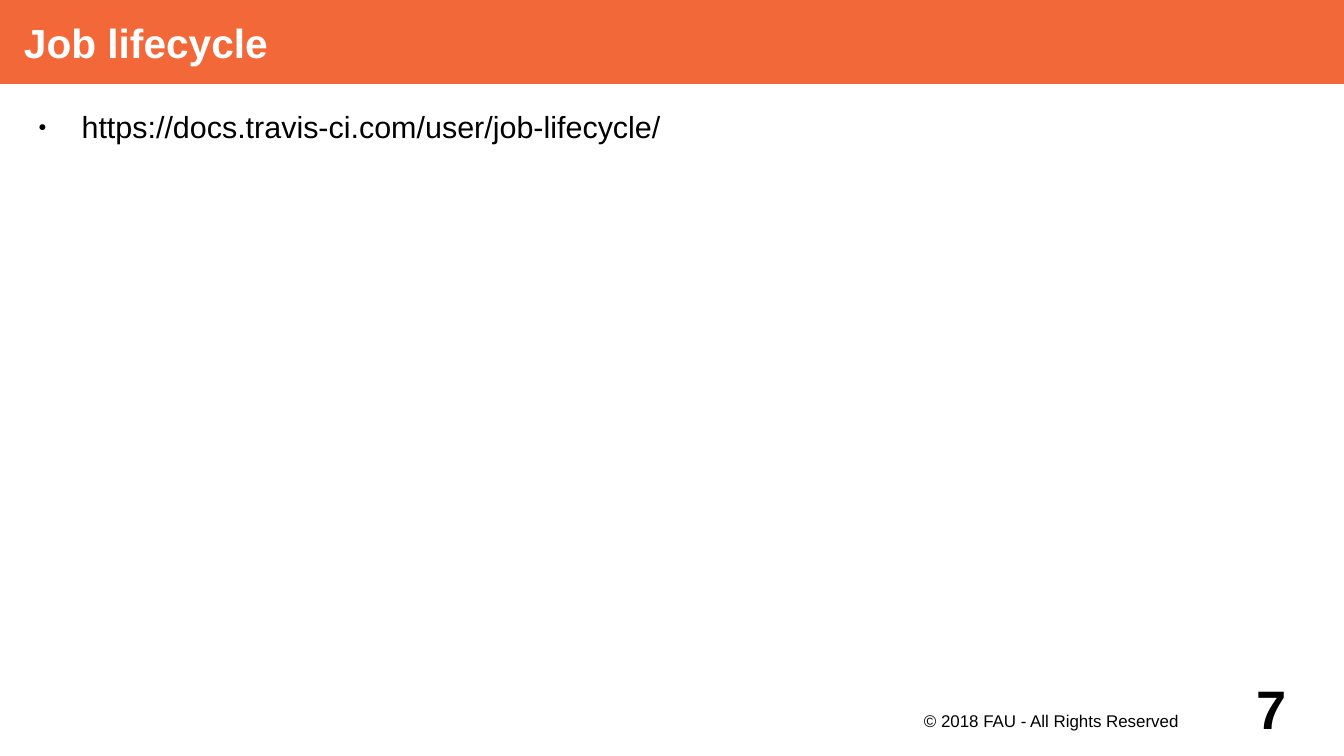
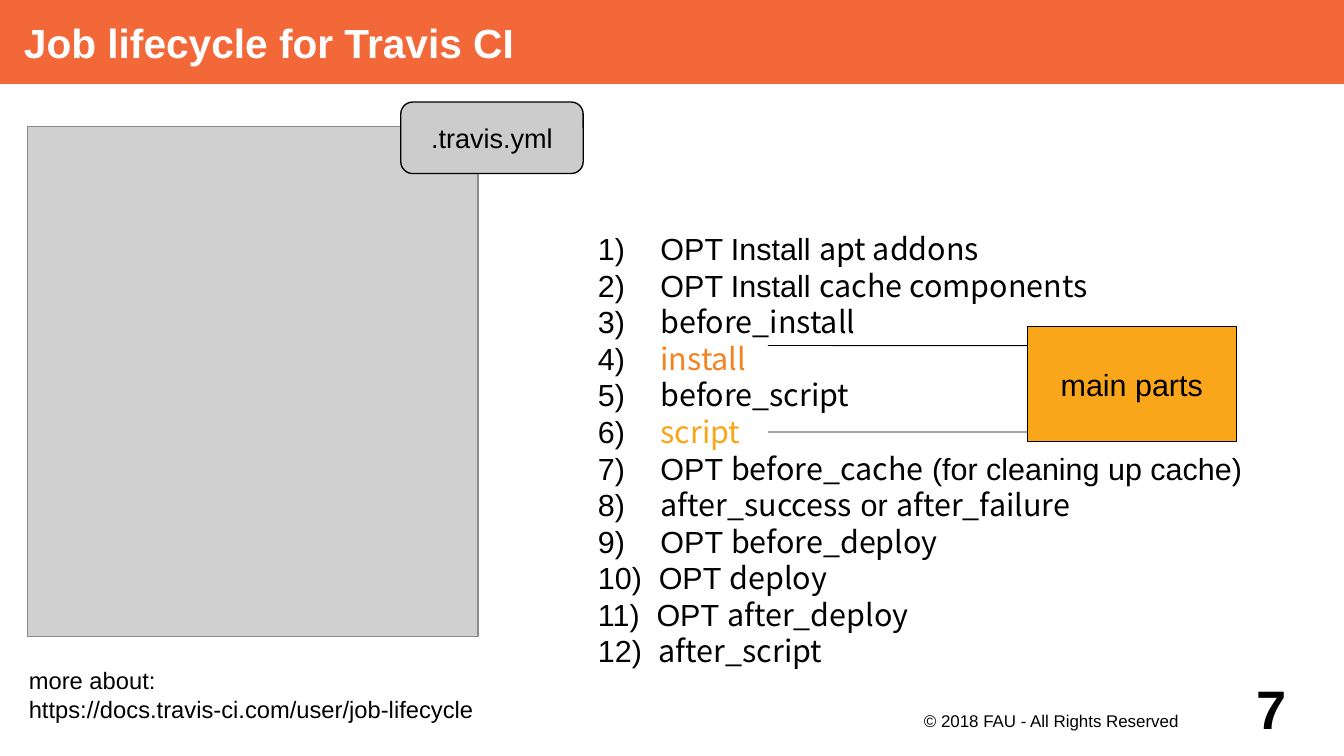
Before and after one commit to dirkriehle/adap-course, a slide deck: slide 7 of Lecture Slides/ADAP Z02 - Continuous Integration.odp. Drawn at 1344x756 pixels with LibreOffice and Linux fonts; fonts in the diff are those of the drawing; grey boxes stand for pictures. Boxes give left, top, right and bottom in pixels: in the first picture for what was removed or moved away, otherwise in the second. Text is boxed around its words. In the diff, an @@ line names an element or a change of style, - is before the commit and + after.

Commit message:
update slides

```diff
--- a/Lecture Slides/ADAP Z02 - Continuous Integration.odp
+++ b/Lecture Slides/ADAP Z02 - Continuous Integration.odp
@@ title at (24,28,514,65): text changed @@
-Job lifecycle
+Job lifecycle for Travis CI
@@ rounded rectangle added at (401,102,584,174), fill #CCCCCC, outline #000000 0.79 pt, 16 pt, text #000000 @@
+.travis.yml
@@ picture added at (27,127,478,638) @@
@@ text added at (657,235,1241,669), 18 pt, text #000000 @@
+1) OPT Install apt addons
+2) OPT Install cache components
+3) before_install
+4) install
+5) before_script
+6) script
+7) OPT before_cache (for cleaning up cache)
+8) after_success or after_failure
+9) OPT before_deploy
+10) OPT deploy
+11) OPT after_deploy
+12) after_script
@@ rectangle added at (1028,327,1238,441), fill #FAA61A, outline #000000 0.51 pt, 18 pt, text #000000 @@
+main parts
@@ line added from (768, 345) to (1028, 345), #000000 0.51 pt @@
@@ line added from (768, 432) to (1028, 432), #000000 0.51 pt @@
@@ text "more about: https://docs.travis-ci.com/user/job-lifecycle" at (29,671,473,723): vertical alignment top to middle @@
@@ text at (29,671,473,723): text changed; size 18 to 14 pt @@
-● https://docs.travis-ci.com/user/job-lifecycle/
+more about: https://docs.travis-ci.com/user/job-lifecycle
```
Also in this commit, not shown: 1 other slide changed, 1 slide added, 1 other file.
